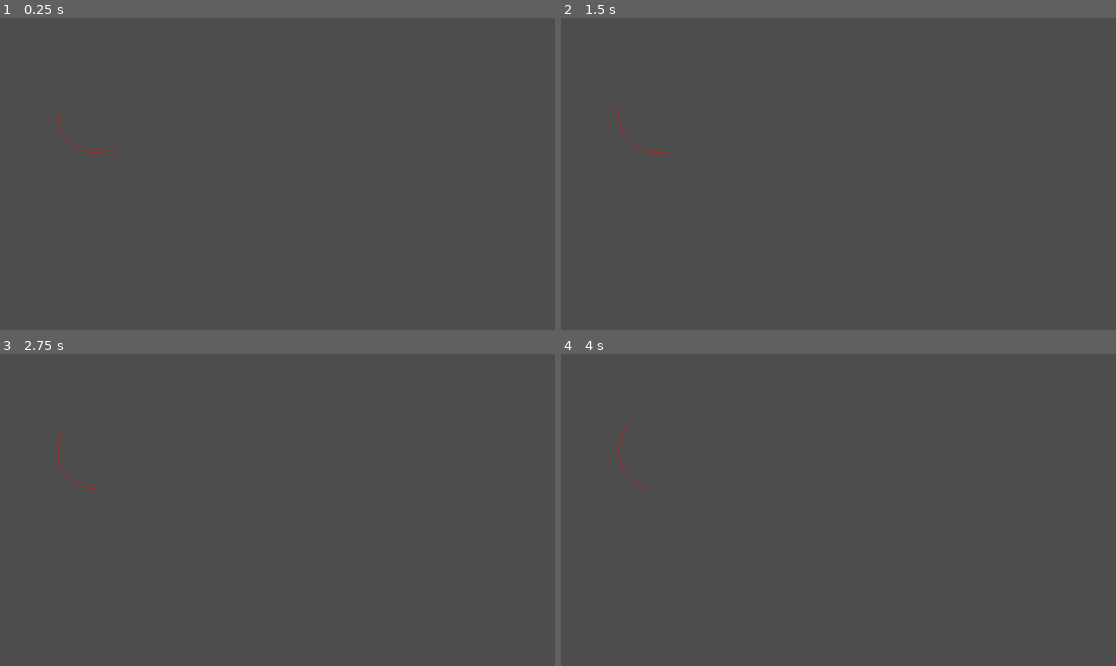
Above: before the commit, frames 1-4 (two rows, left to right).
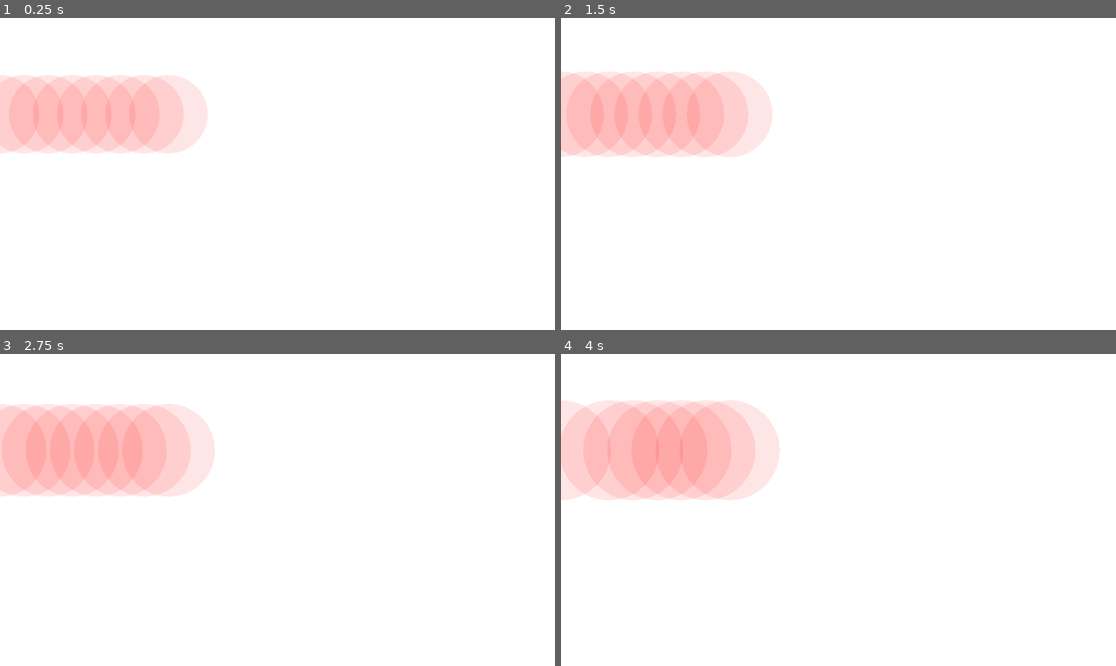
Above: after the commit, the same moments.

Repository: NatC18/electric_game
Game: Godot game, scene res://generative.tscn
Same seed, same stepped clock (60 frames per second), same inputs: the game is played once before the commit and once after it.
Inputs:
- Up to frame 1 (0.25 s): no input
- Up to frame 2 (1.5 s): tap Enter at 1.25 s
- Up to frame 3 (2.75 s): no input
- Up to frame 4 (4 s): no input

The runs differ from the first frame. In frame 1, 100% of the frame differs, in the area x 0-100%, y 0-100%; in frame 2, 100%; in frame 3, 100%; in frame 4, 100%.

Commit message:
map circles

Diff:
--- a/codefest/generative.tscn
+++ b/codefest/generative.tscn
@@ -1,6 +1,6 @@
 [gd_scene load_steps=2 format=3 uid="uid://bu15v3g52kft8"]
 
-[ext_resource type="Script" path="res://generative.gd" id="1_phwi0"]
+[ext_resource type="Script" path="res://map_circles.gd" id="1_hpfhd"]
 
 [node name="generative" type="Node2D"]
-script = ExtResource("1_phwi0")
+script = ExtResource("1_hpfhd")
--- a/codefest/map_circles.gd
+++ b/codefest/map_circles.gd
@@ -1,8 +1,17 @@
 extends Node2D
 
+
+
 var rotation_angle = 5
-var angle_from = 75
-var angle_to = 195
+var angle_from = 0
+var angle_to = 360
+var radius = 80
+
+var points = []
+
+
+
+
 
 func draw_circle_arc_poly(center, radius, angle_from, angle_to, color):
 	var nb_points = 32
@@ -16,23 +25,30 @@
 	draw_polygon(points_arc, colors)
 
 func _draw():
-	var center = Vector2(200, 200)
-	var radius = 80
-	var color = Color(1.0, 0.0, 0.0)
-	draw_circle_arc_poly( center, radius, angle_from, angle_to, color )
+
+	var color = Color(1.0, 0.0, 0.0, 0.1)
+	radius += 0.1
+
+	for i in range(len(points)):
+		var center = Vector2(points[i] * 50, 200)
+		draw_circle_arc_poly( center, radius, angle_from, angle_to, color )
 
 # Called when the node enters the scene tree for the first time.
 func _ready():
+	RenderingServer.set_default_clear_color(Color.WHITE)
+
+	for n in range(8):
+		points.push_back(n)
 	pass # Replace with function body.
 
 
 # Called every frame. 'delta' is the elapsed time since the previous frame.
 func _process(delta):
-	angle_from += rotation_angle
-	angle_to += rotation_angle
+#	angle_from += rotation_angle
+#	angle_to += rotation_angle
 
 	# We only wrap angles when both of them are bigger than 360.
-	if angle_from > 360 and angle_to > 360:
-		angle_from = wrapf(angle_from, 0, 360)
-		angle_to = wrapf(angle_to, 0, 360)
+#	if angle_from > 360 and angle_to > 360:
+#		angle_from = wrapf(angle_from, 0, 360)
+#		angle_to = wrapf(angle_to, 0, 360)
 	queue_redraw()
